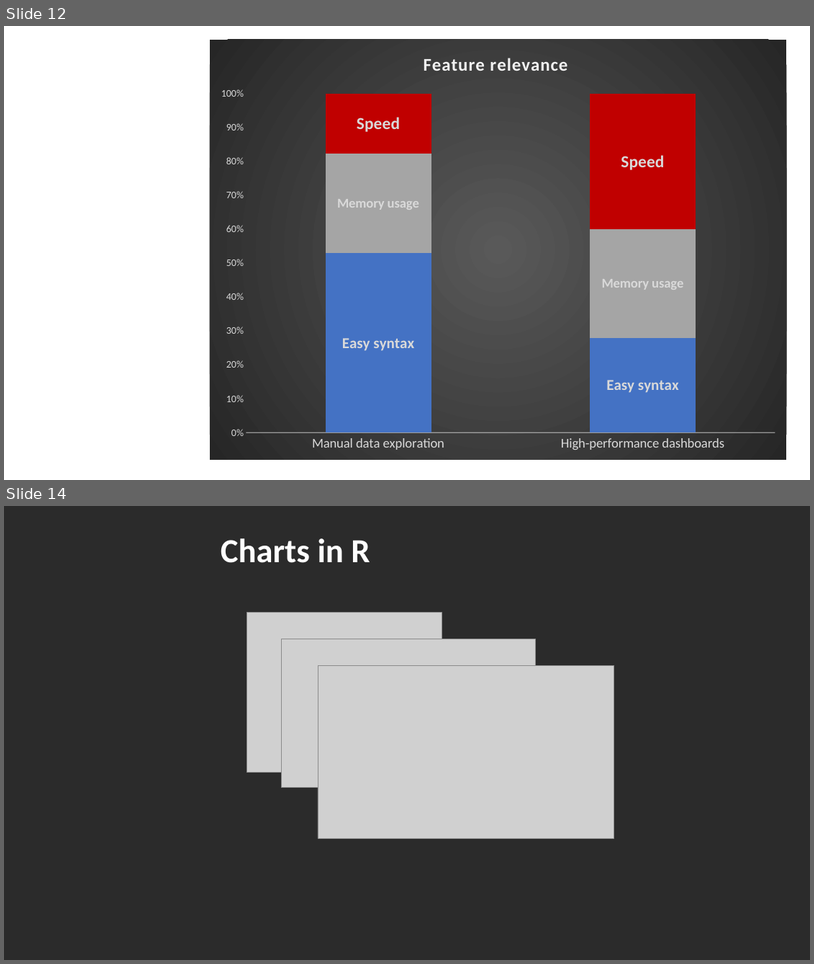
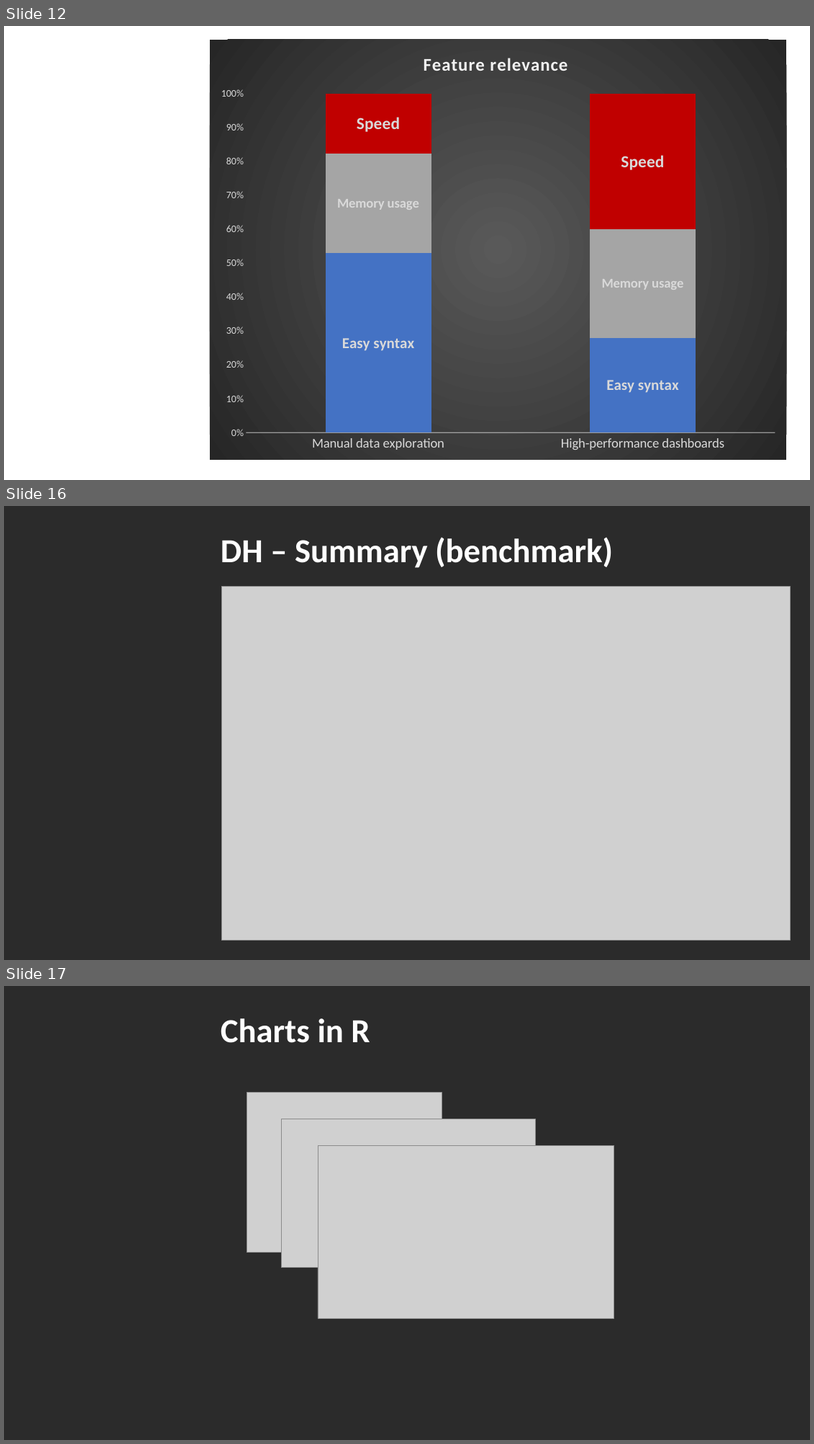
Before and after one commit to DataIMLabs/MIE2024, a slide deck: presentation/session1/MIE2024-DataIM-Masterclass-Session1.pptx. Shown one above the other, each under a label of ours: slides 12 and 14 before the commit, slides 12, 16 and 17 after it; the slides between them are not shown. The pictures are 814x964 and 814x1444 pixels, drawn with LibreOffice and Linux fonts; fonts in the diff are those of the drawing; grey boxes stand for pictures; background and template pictures are left out; a plain dark background stands for a picture behind light text. Boxes give left, top, right and bottom in pixels: in the first picture for what was removed or moved away, otherwise in the second. Text is boxed around its words. In the diff, an @@ line names an element or a change of style, - is before the commit and + after.

```diff
--- a/presentation/session1/MIE2024-DataIM-Masterclass-Session1.pptx
+++ b/presentation/session1/MIE2024-DataIM-Masterclass-Session1.pptx
@@ slide 16 added at <box>4,506,810,960</box>, background picture (left out) @@
@@ text added at <box>221,537,613,568</box>, 40 pt, text #FFFFFF, bold @@
+DH – Summary (benchmark)
@@ picture added at <box>221,587,791,939</box> @@
@@ what was slide 14 is now slide 17 @@
```
Also in this commit, not shown: 3 slides changed, 8 other slides added, 6 slides removed, 6 other files.
